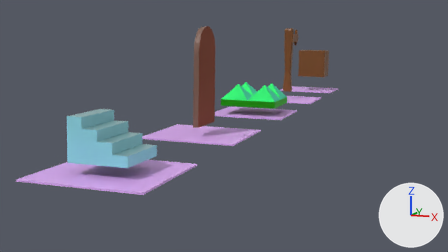
The Blender file paractic_modelling_anvil_1.blend: old version first, new version second.
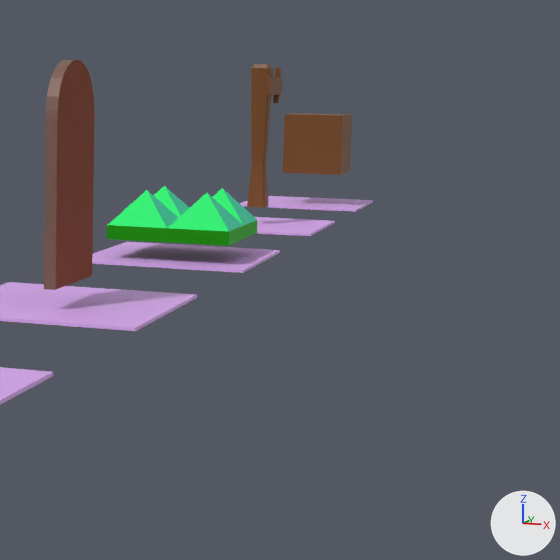
Each version appears first from the file's camera 'Camera.001', and next in a close-up on the part from 39% to 94% of the width and 0% to 98% of the height. The lights are fixed; the arrows at lower right show +X, +Y and +Z.

Names of what the first close-up shows: 'Kocka.002', 'Síklap.001', 'Síklap.002', 'Síklap.003', 'Síklap.004', 'Síklap.005', 'mod_anvil', 'mod_door', 'mod_trap'.
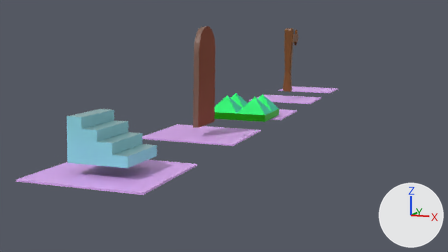
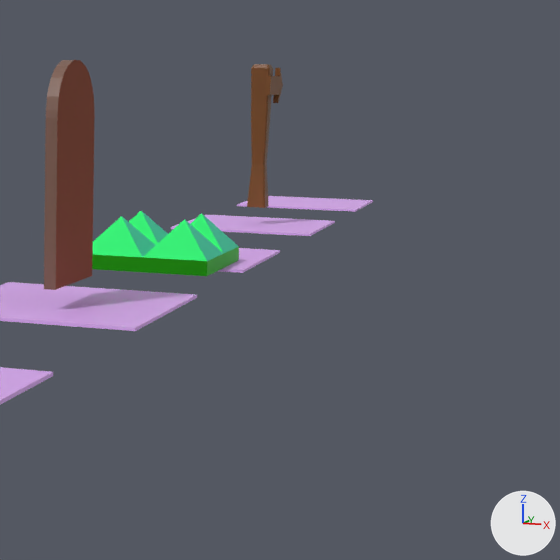
What differs and where, as boxes (x1, y1, x2, y2) in the close-ups (560 x 560 px):
'mod_trap', moved
    before: (107, 186, 257, 246)
    after: (92, 211, 239, 276)
'Kocka.002', deleted (brown)
    before: (283, 113, 352, 175)
'Síklap.003', unchanged, covered by the edit
    before: (92, 242, 280, 273)
    after: (218, 248, 280, 273)

The change, as a diff of the scene's bpy script:
```diff
--- a/paractic_modelling_anvil_1.blend.py
+++ b/paractic_modelling_anvil_1.blend.py
@@ ob_mod_trap @@
 ob_mod_trap = bpy.data.objects.new('mod_trap', me_síklap_006)
-ob_mod_trap.location = (0.06, 16.0, 0.59)
+ob_mod_trap.location = (0.06, 14.1, 0.13)
 ob_mod_trap.scale = (1.47, 1.47, 1.47)
@@ ob_kocka_002 @@
-ob_kocka_002 = bpy.data.objects.new('Kocka.002', me_kocka_002)
-ob_kocka_002.location = (0.04, 24.19, 2.85)
-ob_kocka_002.scale = (0.274, 0.274, -2.22)
```
